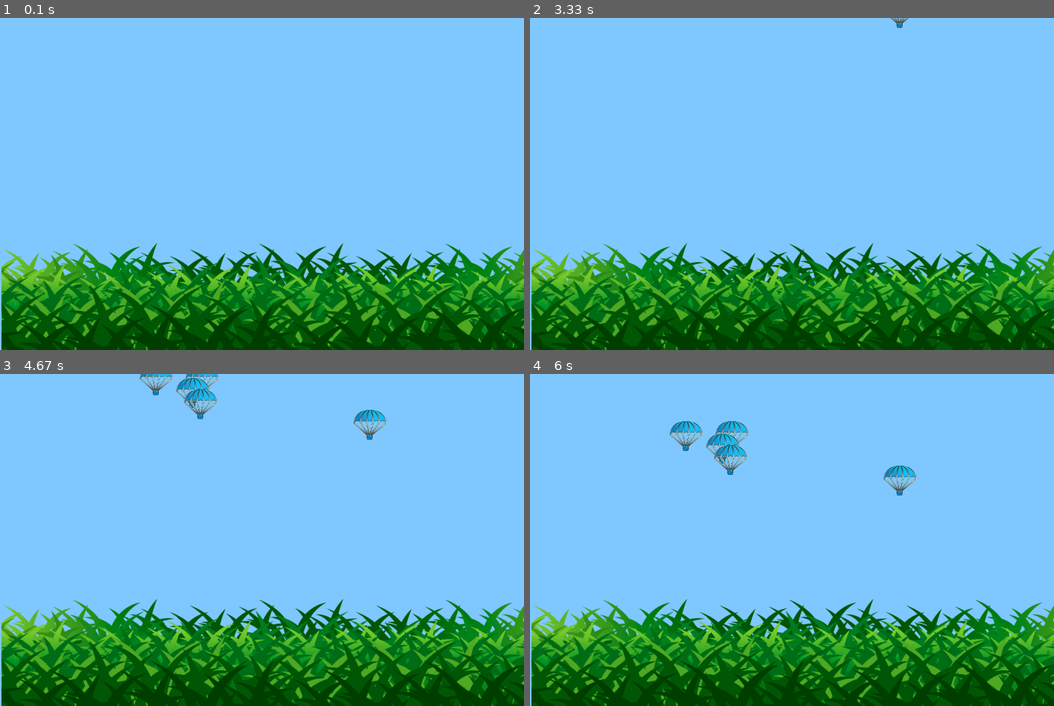
Above: before the commit, frames 1-4 (two rows, left to right).
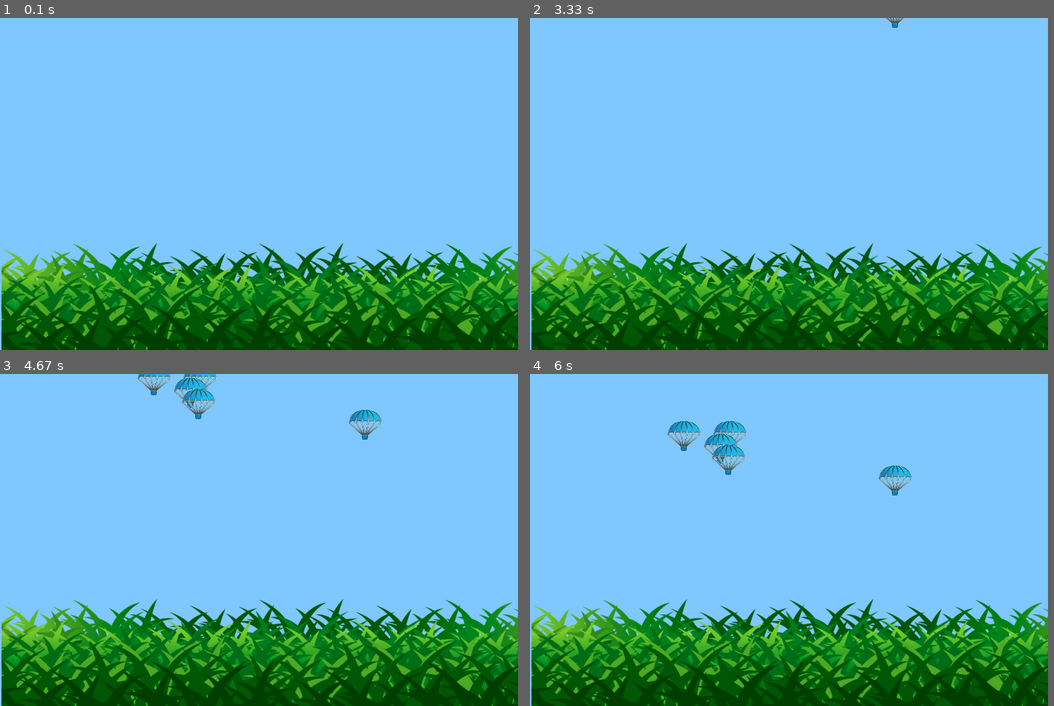
Above: after the commit, the same moments.

Repository: sxkr1z/PyGame-project-2
Game: pygame game, started from Aim Training.py
The game is run twice, just before and just after one commit, with the same random seed, the same clock (stepped at 60 frames per second) and the same inputs.
Inputs (mouse positions are in pixels of both pictures, inside the frame that each line leads up to):
- Up to frame 1 (0.1 s): no input
- Up to frame 2 (3.33 s): click (765, 270) at 2.88 s; click (771, 127) at 3.22 s
- Up to frame 3 (4.67 s): click (183, 470) at 3.55 s; click (393, 510) at 3.88 s; click (419, 533) at 4.22 s; click (366, 480) at 4.55 s
- Up to frame 4 (6 s): click (640, 476) at 4.88 s; click (812, 526) at 5.22 s; click (640, 520) at 5.55 s; click (713, 636) at 5.88 s
In our replay, the window is 789x500 before the commit and 780x500 after it. These sizes can differ from the game's own. Grey fills any space a smaller window leaves; there, only what the larger window draws over its background counts as a difference.

The runs differ from the first frame. In frame 1, 0.3% of the frame differs, in the area x 98-100%, y 69-100%; in frame 2, 0.4%; in frame 3, 1.5%; in frame 4, 1.6%, in the area x 26-100%, y 14-100%.

Commit message:
second commit

Diff:
--- a/Aim Training.py
+++ b/Aim Training.py
@@ -6,7 +6,7 @@
 
 pg.init()
 clock = pg.time.Clock()
-SIZE = WIDTH, HEIGHT = 789, 500
+SIZE = WIDTH, HEIGHT = 780, 500
 screen = pg.display.set_mode(SIZE)
 pg.display.set_caption('Aim Training')
 BACKGROUND = pg.Color('#7fc7ff')
@@ -33,19 +33,19 @@
     return image
 
 
-class Mountain(pg.sprite.Sprite):
+class Grass(pg.sprite.Sprite):
     image = load_image("grass.png")
     mask = pg.mask.from_surface(image)
 
     def __init__(self):
         super().__init__(all_sprites)
-        self.image = Mountain.image
+        self.image = Grass.image
         self.rect = self.image.get_rect()
         self.rect.bottom = HEIGHT
 
 
 all_sprites = pg.sprite.Group()
-mountain = Mountain()
+grass = Grass()
 
 
 class Landing(pg.sprite.Sprite):
@@ -63,7 +63,7 @@
         self.rect.y = random.randint(-300, 100)
 
     def update(self, *args):
-        if not pg.sprite.collide_mask(self, mountain):
+        if not pg.sprite.collide_mask(self, grass):
             self.rect = self.rect.move(0, 1)
         else:
             self.kill()
